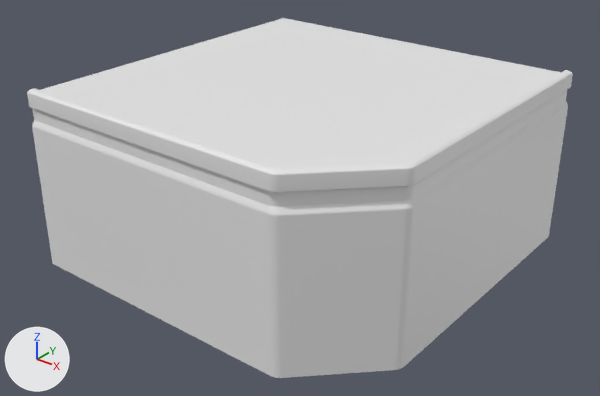
The FBX model Assets/Models/!Modular/BuildingBlocks/BD_Roof_Corner.fbx as it was, and as the next commit left it.
Camera for both pictures: a camera (50 mm lens) standing at (10.62, -6.74, 6.96) and looking at (3.02, 2.76, 1.08). The lights are fixed; the arrows at lower left show +X, +Y and +Z. Materials are left out; every surface is plain grey. Where no turn or scale is listed for an object, it has been applied to the vertices.

Objects in the first picture: 'BD_Roof_Corner'.
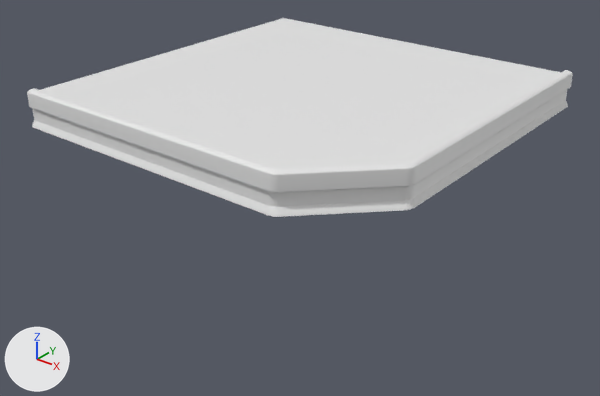
The newer file is also turned or shifted as a whole; pictures and numbers use the older file's frame.

What the commit changed:
me_mesh has 105 vertices, 89 faces and spans x 0.0..6.0, y 0.0..6.0, z 0.0..2.99.
me_mesh is used by ob_bd_roof_corner; location (0.0, 0.0, 0.0).
Verts and faces of me_mesh; kept vertices keep their numbers, new ones are numbered from 105.
Before the commit, vertices of me_mesh: 0 (0.0, 0.0, 0.0) at pixel (52, 263), 3 (6.0, 6.0, 0.0) at pixel (548, 236), 21 (6.0, 1.28, 0.0) at pixel (404, 366), 22 (5.98, 1.21, 0.0) at pixel (400, 369), 23 (5.94, 1.14, 0.0) at pixel (394, 370).
Before the commit, vertices of me_mesh: 27 (4.86, 0.06, 0.0) at pixel (281, 378), 28 (4.79, 0.02, 0.0) at pixel (275, 377), 29 (4.72, 0.0, 0.0) at pixel (270, 376), 89 (0.0, 0.0, 2.4) at pixel (32, 127), 91 (4.72, 0.0, 2.4) at pixel (267, 215).
Before the commit, vertices of me_mesh: 94 (4.79, 0.02, 2.4) at pixel (272, 216), 96 (4.86, 0.06, 2.4) at pixel (279, 216), 97 (5.94, 1.14, 2.4) at pixel (404, 210), 100 (5.98, 1.21, 2.4) at pixel (410, 209), 102 (6.0, 1.28, 2.4) at pixel (414, 207).
Before the commit, vertices of me_mesh: 104 (6.0, 6.0, 2.4) at pixel (568, 106).
Part 1, on me_mesh:
Vertices deleted: 0, 3, 21, 22, 23, 27, 28, 29 (with the faces that use them).

What differs and where, as boxes (x1, y1, x2, y2) in the pictures (600 x 396 px):
'BD_Roof_Corner', reshaped (45% shorter): before (27, 18, 573, 378); after (27, 18, 573, 217)
part 1 of me_mesh, deleted: before (32, 107, 568, 378)
